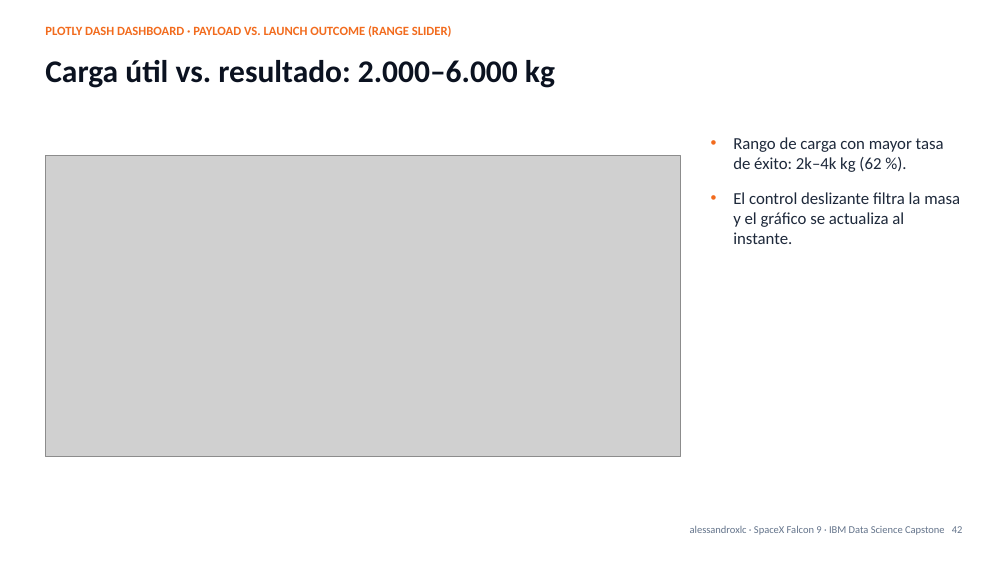
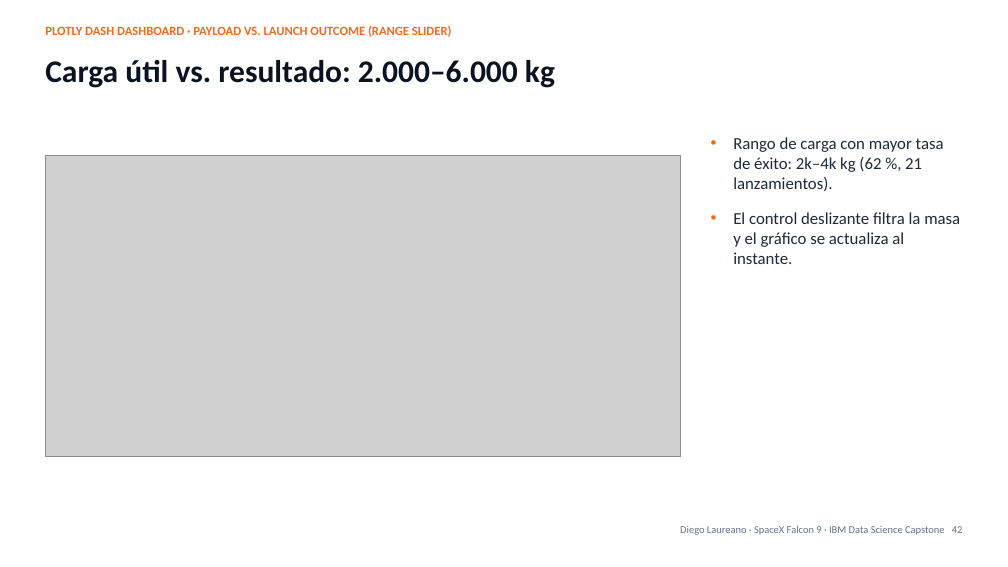
Before and after one commit to alessandroxlc/spacex-falcon9-capstone, a slide deck: slide 42 of presentation/SpaceX_Falcon9_Capstone.pptx. Drawn at 1008x567 pixels with LibreOffice and Linux fonts; fonts in the diff are those of the drawing; grey boxes stand for pictures. Boxes give left, top, right and bottom in pixels: in the first picture for what was removed or moved away, otherwise in the second. Text is boxed around its words. In the diff, an @@ line names an element or a change of style, - is before the commit and + after.

```diff
--- a/presentation/SpaceX_Falcon9_Capstone.pptx
+++ b/presentation/SpaceX_Falcon9_Capstone.pptx
@@ text at [733, 137, 944, 191]: text changed @@
-• Rango de carga con mayor tasa de éxito: 2k–4k kg (62 %).
+• Rango de carga con mayor tasa de éxito: 2k–4k kg (62 %, 21 lanzamientos).
@@ text at [680, 525, 963, 535]: text changed @@
-alessandroxlc · SpaceX Falcon 9 · IBM Data Science Capstone 42
+Diego Laureano · SpaceX Falcon 9 · IBM Data Science Capstone 42
```
Also in this commit, not shown: 42 other slides changed, 4 other files.
